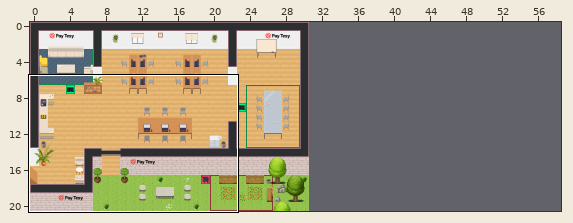
Two states of a Tiled map (JSON), map.tmj. Above: a wide view before the commit, with the close-up outlined.
Close-up. Earlier state:
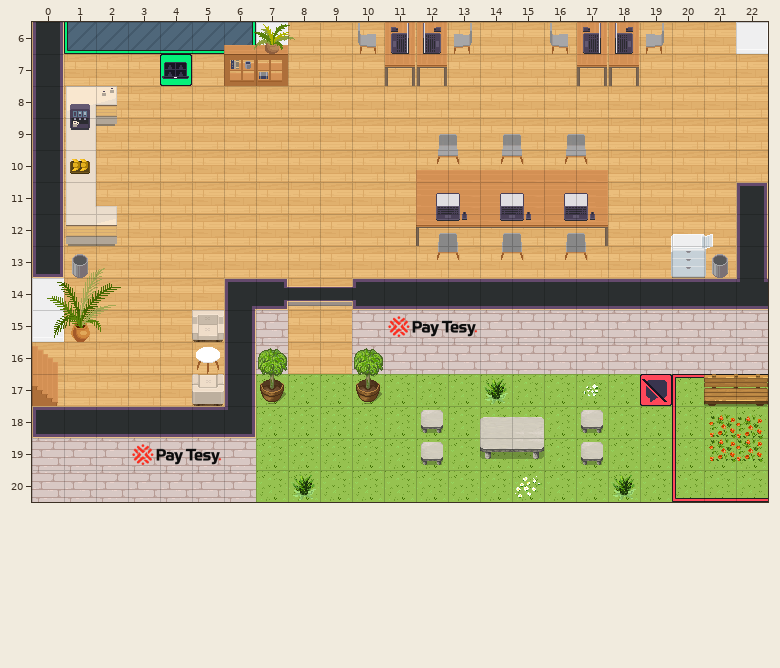
Cells are 32x32 px. Shown: x 0..22, y 6..20. The commit also changed other parts of the map, which this record leaves out. The old version is drawn lined up with the new one.
And afterwards:
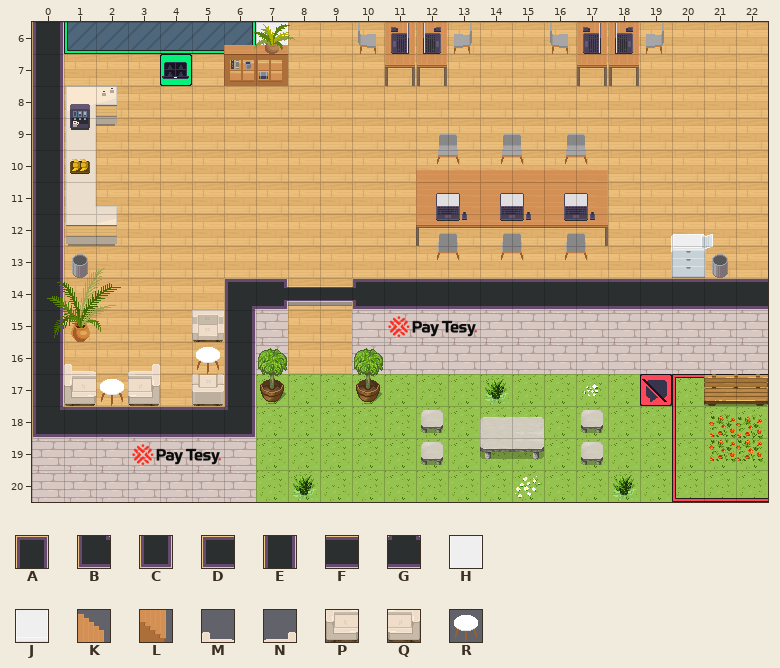
Key: from "WA_Room_Builder": A 31, B 53, C 56, D 58, E 102, F 104, G 110, H 280, J 305, K 450 flipped left-right, L 475 flipped left-right; from "WA_Seats": M 30, N 31, P 43, Q 44; from "WA_Tables": R 130.
_ is an empty cell, . an unchanged one.
Diff:
map size 31x21 -> 59x21 cells
--- layer "walls/walls1"
@@ x 22..22 @@
- 6 J
+ 6 _
@@ x 0..22 @@
-11 ......................A
-12 ......................E
-13 C.....................E
-14 H.....................G
-15 J......................
-16 _......................
-17 _......................
-18 D......................
+11 ......................_
+12 ......................_
+13 E....................._
+14 E.....................F
+15 E......................
+16 E......................
+17 E......................
+18 B......................
--- layer "furniture/furniture2"
@@ x 0..3 @@
-16 K_._
-17 L___
+16 _M.N
+17 _PRQ
Where, in picture pixels (left, top, right, bottom), the same in both close-ups:
removed: (736, 22, 768, 54)
changed: (736, 182, 768, 282)
changed: (32, 274, 160, 410)
